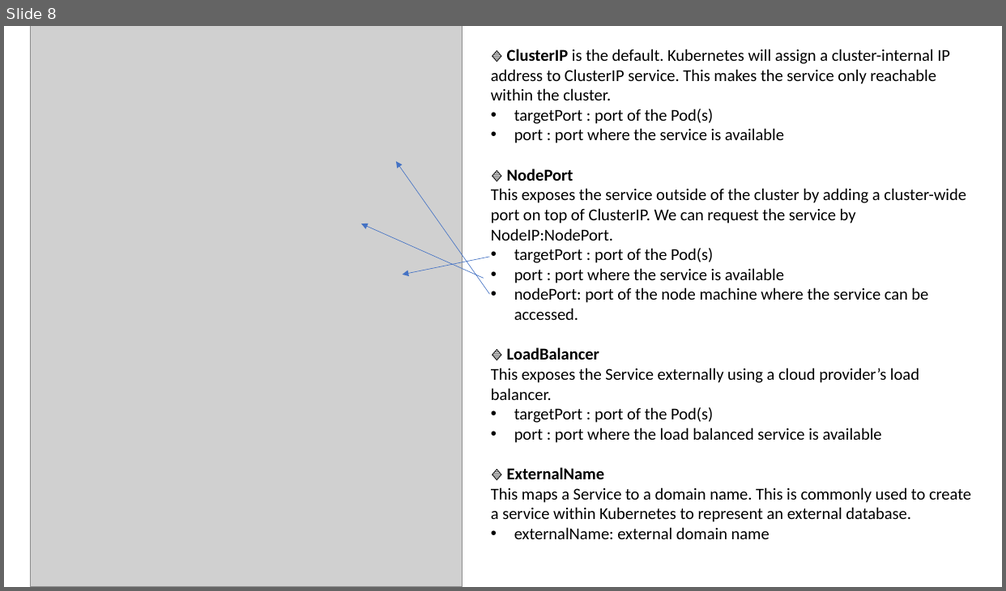
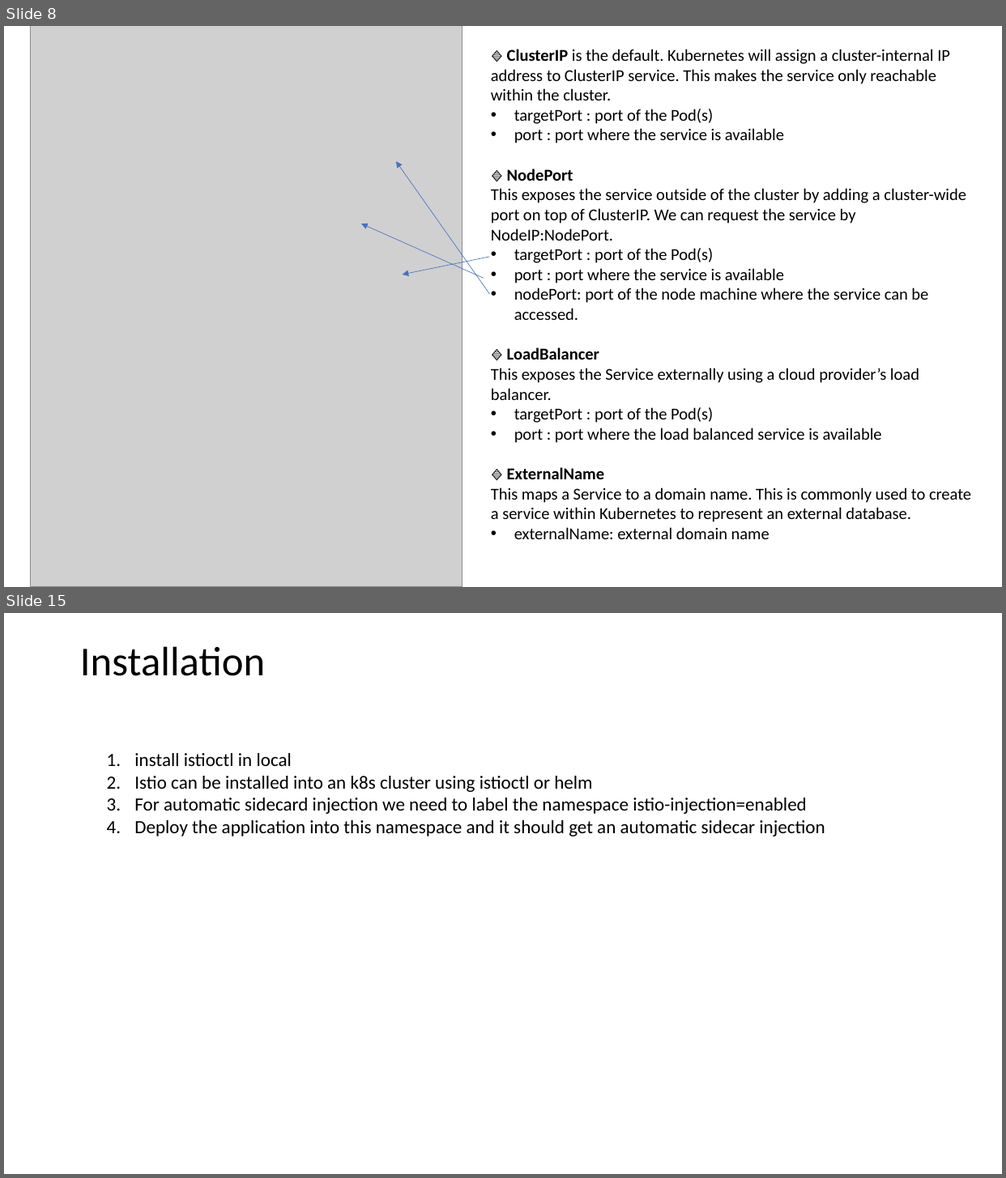
Before and after one commit to as6485/technology, a slide deck: Container Technologies.pptx. Shown one above the other, each under a label of ours: slide 8 before the commit, slides 8 and 15 after it; the slides between them are not shown. The pictures are 1006x591 and 1006x1178 pixels, drawn with LibreOffice and Linux fonts; fonts in the diff are those of the drawing; grey boxes stand for pictures. Boxes give left, top, right and bottom in pixels: in the first picture for what was removed or moved away, otherwise in the second. Text is boxed around its words. In the diff, an @@ line names an element or a change of style, - is before the commit and + after.

```diff
--- a/Container Technologies.pptx
+++ b/Container Technologies.pptx
@@ slide 15 added at (x1=4, y1=613, x2=1002, y2=1174), background #FFFFFF @@
@@ title added at (x1=80, y1=646, x2=265, y2=676), 39.6 pt, text #000000 @@
+Installation
@@ text added at (x1=134, y1=753, x2=825, y2=837), 18 pt, text #000000 @@
+1. install istioctl in local
+2. Istio can be installed into an k8s cluster using istioctl or helm
+3. For automatic sidecard injection we need to label the namespace istio-injection=enabled
+4. Deploy the application into this namespace and it should get an automatic sidecar injection
```
Also in this commit, not shown: 1 slide changed, 5 other slides added, 1 other file.
